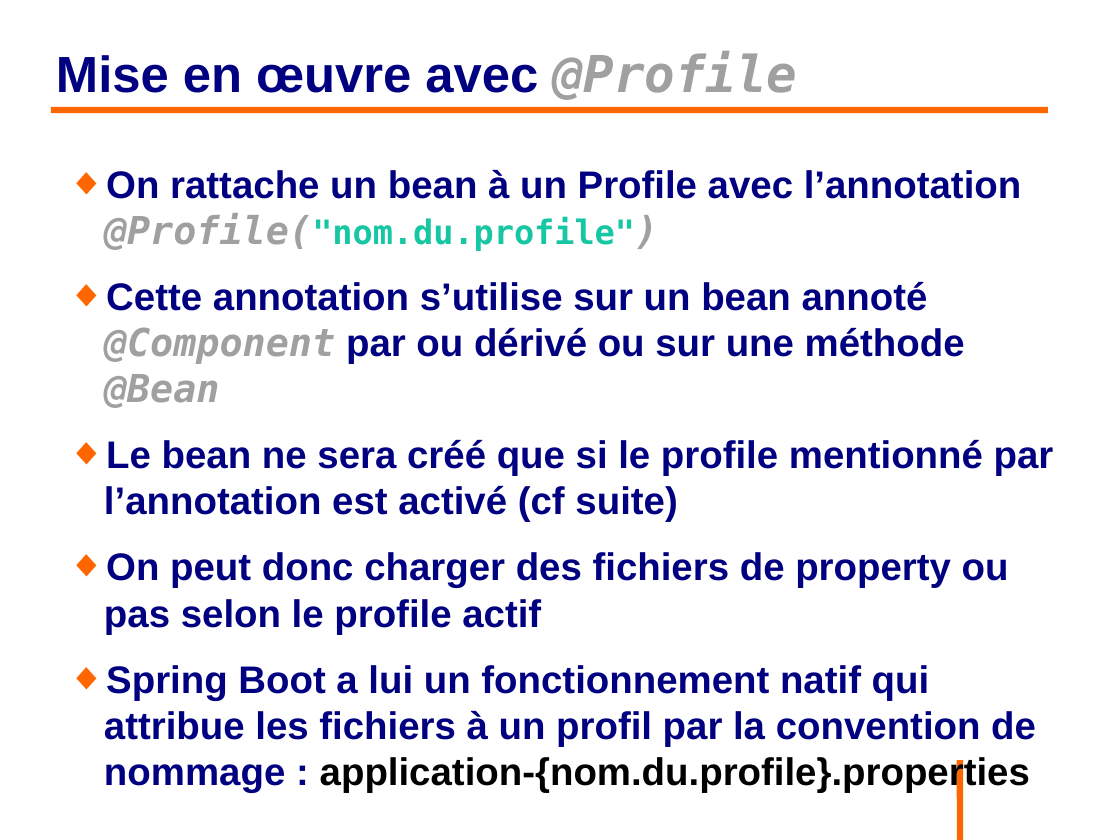
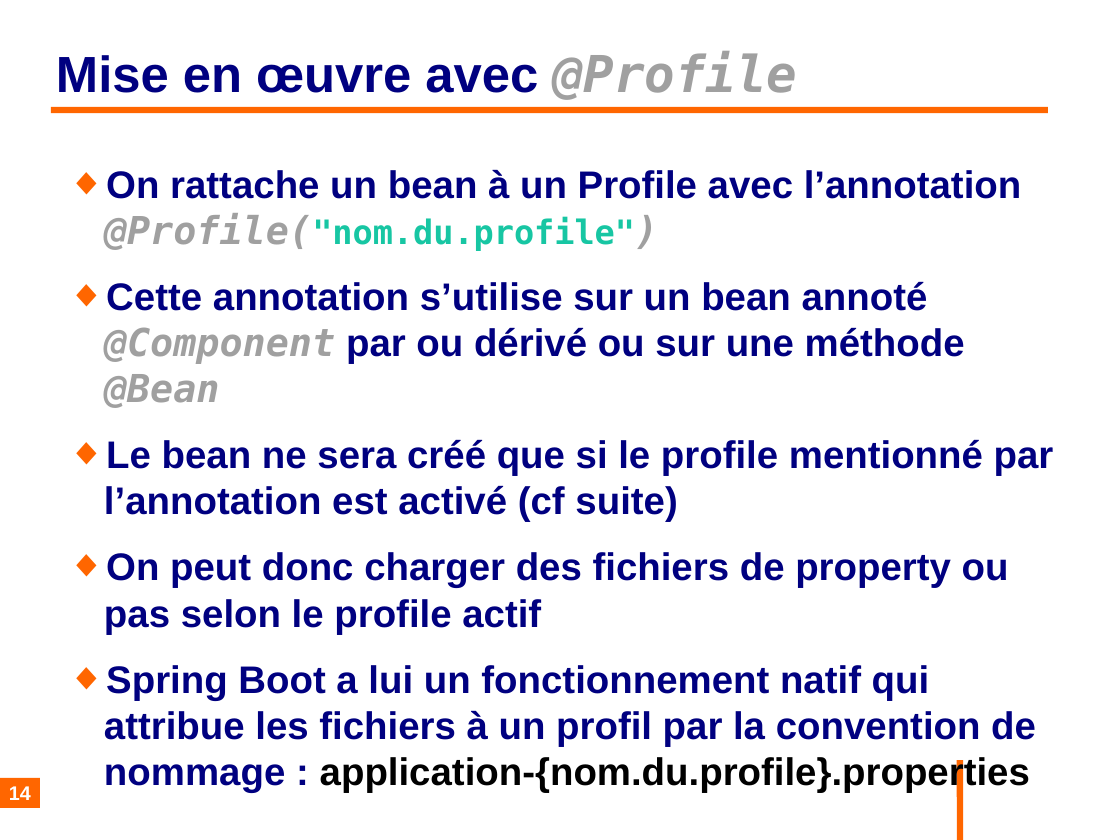
Before and after one commit to philphils/formation-spring, a slide deck: slide 14 of Documentation/diapo_formation_spring_property.odp. Drawn at 1120x840 pixels with LibreOffice and Linux fonts; fonts in the diff are those of the drawing; background and template pictures are left out. Boxes give left, top, right and bottom in pixels: in the first picture for what was removed or moved away, otherwise in the second. Text is boxed around its words. In the diff, an @@ line names an element or a change of style, - is before the commit and + after.

```diff
--- a/Documentation/diapo_formation_spring_property.odp
+++ b/Documentation/diapo_formation_spring_property.odp
@@ page number added at (0, 779, 40, 809), fill #FF6600, 14 pt, text #FFFFFF, bold @@
+14
```
Also in this commit, not shown: 15 other slides changed, 1 slide added.
